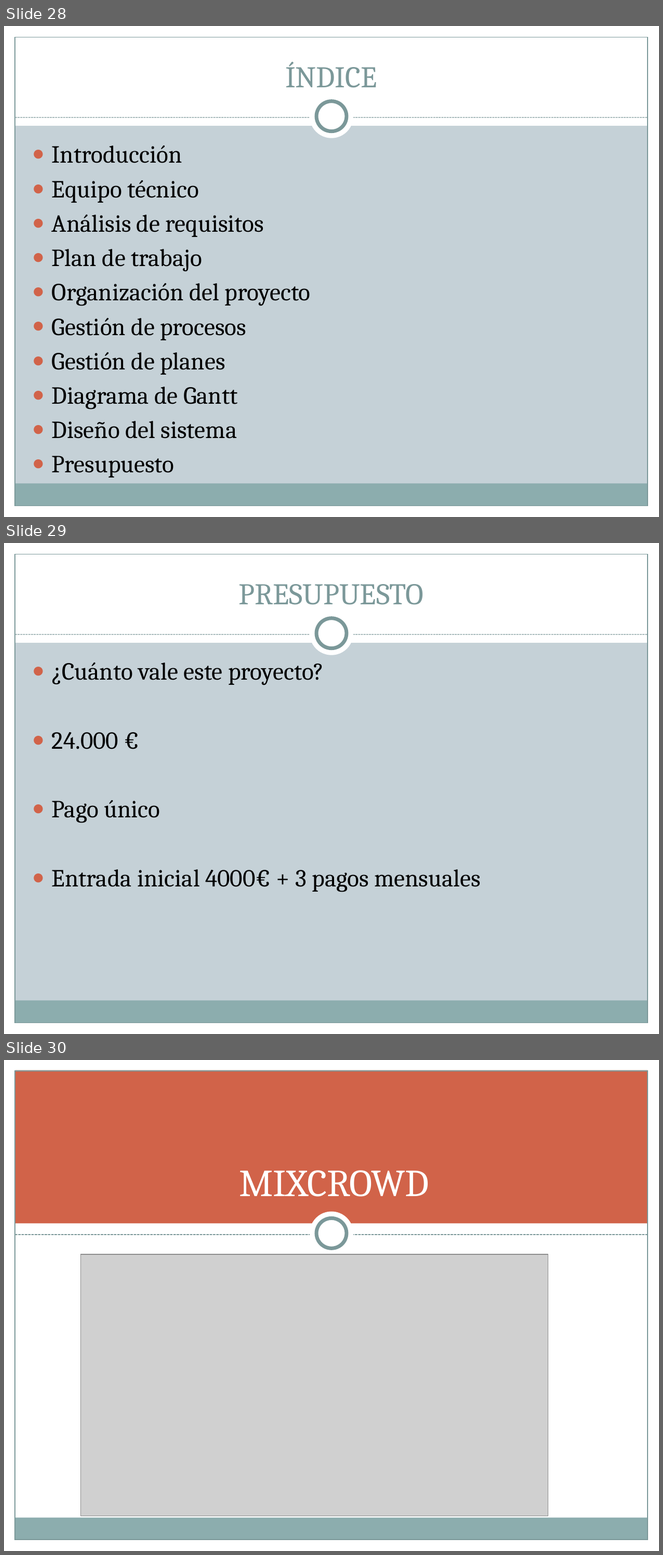
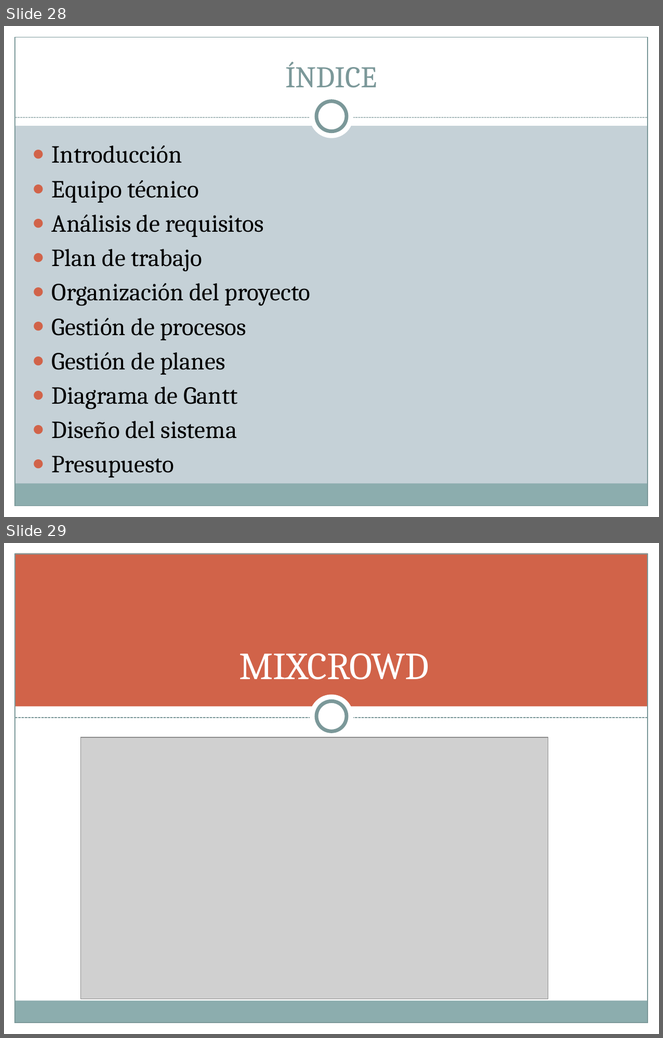
Before and after one commit to UNIZAR-30226-2018-06/MixCrowd-BackEnd, a slide deck: Memoria y presentación/Presentacion tecnica.pptx. Shown one above the other, each under a label of ours: slides 28, 29 and 30 before the commit, slides 28 and 29 after it. The pictures are 663x1555 and 663x1038 pixels, drawn with LibreOffice and Linux fonts; fonts in the diff are those of the drawing; grey boxes stand for pictures. Boxes give left, top, right and bottom in pixels: in the first picture for what was removed or moved away, otherwise in the second. Text is boxed around its words. In the diff, an @@ line names an element or a change of style, - is before the commit and + after.

```diff
--- a/Memoria y presentación/Presentacion tecnica.pptx
+++ b/Memoria y presentación/Presentacion tecnica.pptx
@@ slide 29 removed at box(4, 543, 659, 1034), background #C5D1D7; not listed: 9 template elements that a slide beside it also shows @@
@@ title removed at box(239, 584, 424, 605) @@
-PRESUPUESTO
@@ text removed at box(52, 663, 480, 892) @@
-● ¿Cuánto vale este proyecto?
-● 24.000 €
-● Pago único
-● Entrada inicial 4000€ + 3 pagos mensuales
@@ what was slide 30 is now slide 29 @@
```
